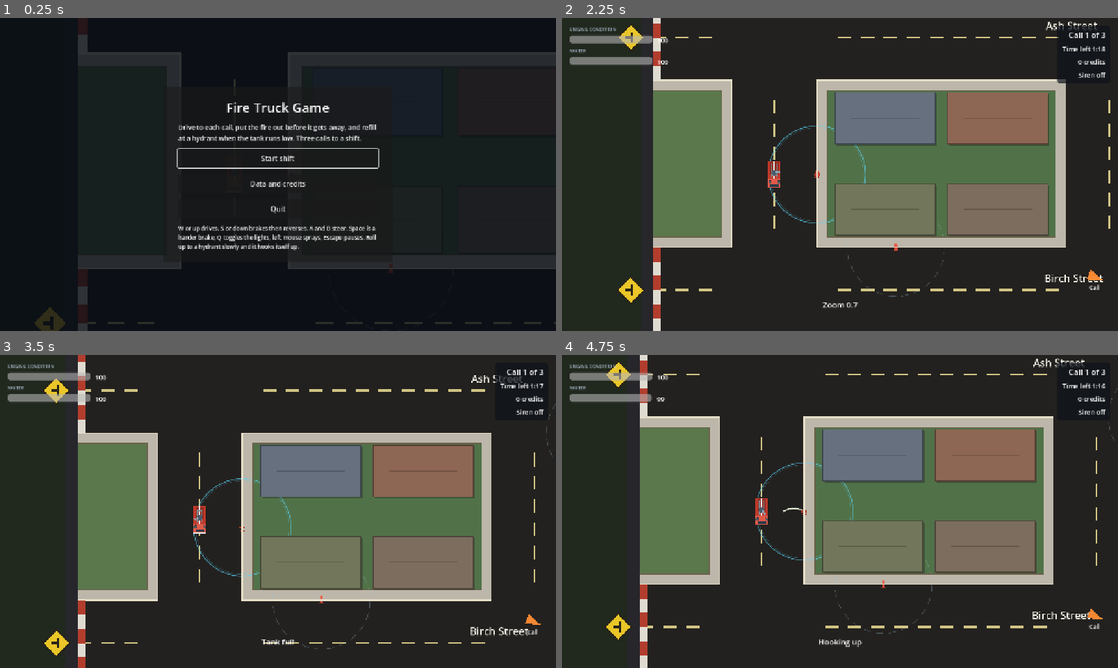
Above: before the commit, frames 1-4 (two rows, left to right).
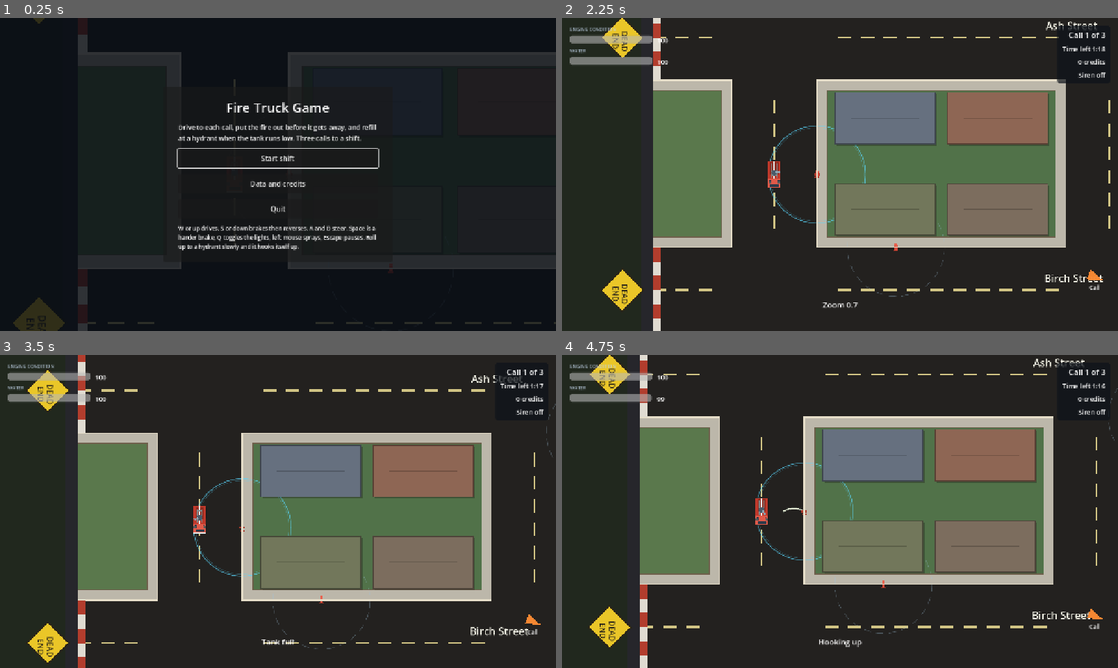
Above: after the commit, the same moments.

Repository: jbone707/firetruckgame
Game: Godot game, scene res://scenes/Main.tscn
Two runs of this game, one before a commit and one after it. Both use one fixed random seed, a clock stepped at 60 frames per second and the inputs below.
Inputs (mouse positions are in pixels of both pictures, inside the frame that each line leads up to):
- Up to frame 1 (0.25 s): no input
- Up to frame 2 (2.25 s): click "Start shift" at 0.5 s; click "Elm Grove" at 1.25 s; tap Enter at 2 s; move the mouse to (962, 158) at 2.02 s; hold D (steer_right) from 2.03 s (still down); hold Z (cycle_zoom) from 2.03 s (still down)
- Up to frame 3 (3.5 s): move the mouse to (166, 527) at 2.77 s; release D (steer_right) at 2.78 s; release Z (cycle_zoom) at 2.78 s; hold S (drive_brake) from 2.78 s (still down); tap W (drive_throttle) at 2.85 s
- Up to frame 4 (4.75 s): move the mouse to (895, 442) at 3.52 s; release S (drive_brake) at 3.53 s; hold R (return_to_station) 3.53-4.28 s; hold D (steer_right) from 3.53 s (still down); tap Space (handbrake) at 4.25 s; move the mouse to (812, 574) at 4.27 s; click (812, 574) at 4.35 s

The runs differ from the first frame. In frame 1, 0.4% of the frame differs, in the area x 2-12%, y 0-100%; in frame 2, 0.7%; in frame 3, 0.7%; in frame 4, 0.7%, in the area x 5-13%, y 0-94%.

Commit message:
Part 0b: the sign says DEAD END instead of warning about a T junction
The yellow diamond with a black T is the American warning for a T
intersection ahead: a road that ends in another road you can turn onto
either way. These roads end in a barricade and a wall. James spotted it in
the screenshot pack. It now reads DEAD END in black on the same yellow
diamond, in the same place on the verge, turned the same way to face the
driver coming down the road.

The diamond grew from 88 to 140 units, because two lines of legible text do
not fit in an 88 unit one: a W by H rectangle fits a diamond of diagonal S
only while W + H is under S, and DEAD over END at a size that survives the
0.9 zoom is about 62 by 58. The standoff grew with it, and Windsor's signs
still sit inside the world with 30 units between the near corner and the
wall, measured on all thirteen.

And the shot that was meant to prove it was a picture of the wrong map.
_find_edge_terminus looked up MapBuilder's layer by the name "Markers", but
build() frees the previous layers with a deferred queue_free, so on the
second build the old one is still in the tree and the new one is named
something else. The lookup found a node on its way out, the finder returned
"this map has no terminus", and the caller did what it is written to do in
that case: loaded Elm Grove and shot there instead. So 28 and 36 have been
Elm Grove's map edge under Windsor's name since the pack was written. It
searches for the sign polygons themselves now.

Elm Grove's own roads end exactly ON its boundary, room 0.0 at all sixteen
termini, so its barricades and signs stand outside the map in the overscan
band. That is Milestone 8's geometry rather than anything this part changed,
it is now measured rather than suspected, and it goes in Known Issues.

36 is also taken at zoom 0.9 now rather than 2.4. The question asked of this
sign is whether it can be read while driving, and at 2.4 a blank sign would
have looked fine.

Verified: 82 unit methods, 126 physics checks, both maps validating.

Co-Authored-By: Claude Opus 5 <noreply@anthropic.com>

Diff:
--- a/scripts/MapBuilder.gd
+++ b/scripts/MapBuilder.gd
@@ -93,15 +93,39 @@
 const BARRICADE_LIGHT: Color = Color(0.88, 0.86, 0.82)
 const BARRICADE_DARK: Color = Color(0.70, 0.24, 0.18)
 
-## The dead end sign: the American yellow diamond with a black T, which is what
-## the road it is standing on would carry. Placed past the barricade, in the
-## land between the road's end and the wall, turned so the driver reads it
-## square on coming down the road.
-const SIGN_SIZE: float = 88.0
-const SIGN_STANDOFF: float = 72.0
+## The dead end sign: a yellow diamond reading DEAD END in black. Placed past
+## the barricade, in the land between the road's end and the wall, turned so the
+## driver reads it square on coming down the road.
+##
+## IT USED TO CARRY A BLACK T, WHICH SAYS SOMETHING ELSE. The yellow diamond
+## with a T on it is the American warning for a T intersection ahead: a road
+## that ends in another road you can turn onto either way. This road ends in a
+## barricade and a wall. James spotted it in the screenshot pack.
+##
+## The diamond grew from 88 to 140 with the words, because two lines of legible
+## text do not fit in an 88 unit diamond: a rectangle W by H fits a diamond of
+## full diagonal S only while W + H is under S, and DEAD over END at a size that
+## survives the 0.9 zoom is about 62 by 58. The standoff grew with it so the
+## near corner still clears the barricade, and the far corner sits at 170 units
+## past the road's end, inside the 200 unit verge.
+const SIGN_SIZE: float = 140.0
+## How far past the road's end the sign's centre stands. Half the diamond's own
+## diagonal plus clearance, so its near corner is past the barricade.
+##
+## MEASURED AGAINST BOTH MAPS. Windsor's roads stop 200 units inside the wall,
+## so its far corner lands at 170 with 30 to spare. Elm Grove's roads end
+## exactly ON its boundary, room 0.0 at every one of its sixteen termini, so its
+## barricades and signs stand outside the map in the overscan band and always
+## have: that is Milestone 8's geometry, not this sign's placement, and it is
+## recorded in DEVELOPMENT_STATUS.md rather than fixed here.
+const SIGN_STANDOFF: float = 100.0
 const SIGN_FACE: Color = Color(0.92, 0.78, 0.16)
 const SIGN_EDGE: Color = Color(0.16, 0.14, 0.10)
-const SIGN_GLYPH_WIDTH: float = 9.0
+const SIGN_TEXT: String = "DEAD\nEND"
+const SIGN_FONT_SIZE: int = 25
+## Pulls the two lines together: the default gap is set for paragraphs, and on a
+## sign it reads as two separate words rather than one legend.
+const SIGN_LINE_SPACING: int = -5
 
 ## The land outside the map, drawn so the camera's overscan shows ground rather
 ## than void. Deliberately flat and dark: it is not somewhere to go.
@@ -1039,10 +1063,10 @@
 		parent.add_child(bar)
 
 
-## The sign: a yellow diamond with a black T, which is what a road in Windsor
-## would actually carry at a dead end. Turned so that "up" on the sign points
-## back down the road at the driver, which is the only orientation that reads
-## from a car in a top-down view.
+## The sign: a yellow diamond reading DEAD END. Turned so that "up" on the sign
+## points back down the road at the driver, which is the only orientation that
+## reads from a car in a top-down view. It therefore looks turned round in a
+## screenshot read screen-up, and is right in the game.
 func _build_dead_end_sign(
 	parent: Node2D, node: int, at: Vector2, outward: Vector2
 ) -> void:
@@ -1068,25 +1092,24 @@
 	border.z_index = Z_TERMINUS
 	parent.add_child(border)
 
-	# The T: a stem up the middle and a bar across the top of it.
-	var stem := Line2D.new()
-	stem.name = "DeadEndSignStem_%d" % node
-	stem.points = PackedVector2Array([at - up * half * 0.42, at + up * half * 0.10])
-	stem.width = SIGN_GLYPH_WIDTH
-	stem.default_color = SIGN_EDGE
-	stem.z_index = Z_TERMINUS
-	parent.add_child(stem)
-
-	var bar := Line2D.new()
-	bar.name = "DeadEndSignBar_%d" % node
-	bar.points = PackedVector2Array([
-		at + up * half * 0.10 - right * half * 0.40,
-		at + up * half * 0.10 + right * half * 0.40,
-	])
-	bar.width = SIGN_GLYPH_WIDTH
-	bar.default_color = SIGN_EDGE
-	bar.z_index = Z_TERMINUS
-	parent.add_child(bar)
+	# The words. Centred on the font's own measurement of them, the same way the
+	# street names are, rather than on an estimate: the two have to agree with
+	# what is actually drawn, and the font is the only thing that knows.
+	var legend := Label.new()
+	legend.name = "DeadEndSignText_%d" % node
+	legend.text = SIGN_TEXT
+	legend.horizontal_alignment = HORIZONTAL_ALIGNMENT_CENTER
+	legend.add_theme_color_override("font_color", SIGN_EDGE)
+	legend.add_theme_font_size_override("font_size", SIGN_FONT_SIZE)
+	legend.add_theme_constant_override("line_spacing", SIGN_LINE_SPACING)
+	legend.z_index = Z_TERMINUS
+	legend.size = legend.get_combined_minimum_size()
+	legend.pivot_offset = legend.size / 2.0
+	legend.position = at - legend.size / 2.0
+	# Reading direction is across the sign, so the text runs along "right"; the
+	# whole sign is already turned to face the driver by "up".
+	legend.rotation = right.angle()
+	parent.add_child(legend)
 
 
 static func _distance_to_boundary(point: Vector2, bounds: Rect2) -> float:
--- a/tools/capture_screens.gd
+++ b/tools/capture_screens.gd
@@ -55,7 +55,11 @@
 ## zoom that still fills the frame with its own subject.
 const JUNCTION_ZOOM: float = 1.0
 const EDGE_ZOOM: float = 1.1
-const SIGN_ZOOM: float = 2.4
+## The dead end sign is shot at the game's own default zoom, not at a flattering
+## close-up. The question James asked of it is whether it can be READ while
+## driving, and 2.4 answered a question nobody has: at that zoom a sign with
+## nothing on it at all would look fine.
+const SIGN_ZOOM: float = 0.9
 const HYDRANT_ZOOM: float = 1.8
 const LABEL_ZOOM: float = 1.15
 
@@ -311,12 +315,21 @@
 ## so points 0 and 2 are the sign's own "top" and "bottom" and hand back
 ## everything this needs without reproducing any of MapBuilder's placement
 ## arithmetic. Returns {} if the current map built no terminus at all.
+## Searched from the MapBuilder down rather than through get_node("Markers").
+##
+## THAT LOOKUP SILENTLY POINTED AT THE WRONG MAP. MapBuilder.build() frees the
+## previous layers with queue_free(), which is deferred, so on the second build
+## the old "Markers" is still in the tree and Godot names the new one something
+## else. get_node_or_null("Markers") then found a node on its way out, or
+## nothing at all, and this returned {} on Windsor every time. The caller reads
+## an empty answer as "this map has no terminus", loads Elm Grove and shoots
+## there instead, which is why 28 and 36 have been pictures of Elm Grove's map
+## edge under Windsor's name since the pack was written. Elm Grove's roads end
+## exactly ON its boundary, so those two shots were also the one place the pack
+## showed a sign standing outside the world.
 func _find_edge_terminus() -> Dictionary:
-	var markers: Node2D = main._map_builder.get_node_or_null("Markers")
-	if markers == null:
-		return {}
-	for child in markers.get_children():
-		if not (child is Polygon2D) or not String(child.name).begins_with("DeadEndSign_"):
+	for child in main._map_builder.find_children("DeadEndSign_*", "Polygon2D", true, false):
+		if not is_instance_valid(child):
 			continue
 		var polygon: PackedVector2Array = (child as Polygon2D).polygon
 		if polygon.size() < 3:
